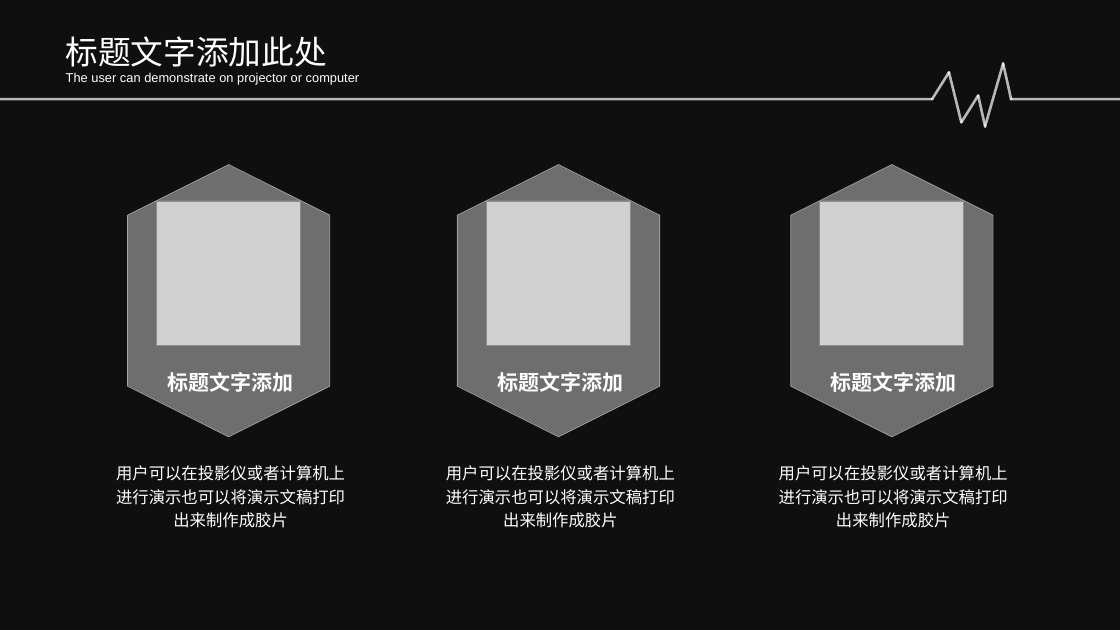
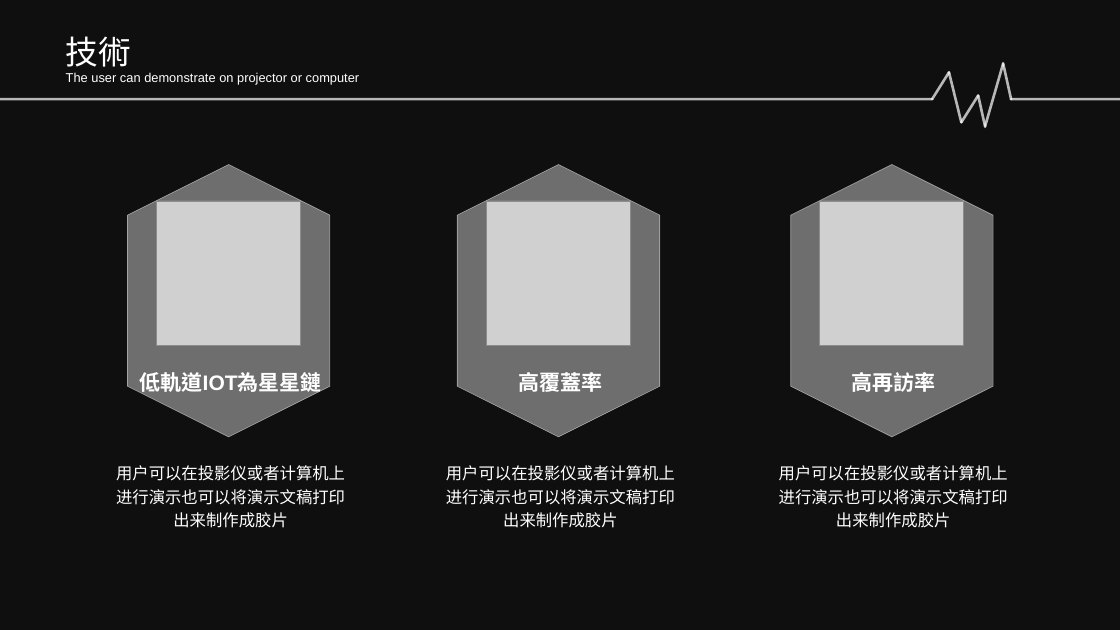
Before and after one commit to Sikako/hackthon, a slide deck: slide 5 of bigdata.pptx. Drawn at 1120x630 pixels with LibreOffice and Linux fonts; fonts in the diff are those of the drawing; grey boxes stand for pictures; background and template pictures are left out; a plain dark background stands for a picture behind light text. Boxes give left, top, right and bottom in pixels: in the first picture for what was removed or moved away, otherwise in the second. Text is boxed around its words. In the diff, an @@ line names an element or a change of style, - is before the commit and + after.

```diff
--- a/bigdata.pptx
+++ b/bigdata.pptx
@@ text at (66,36,131,73): text changed @@
-标题文字添加此处
+技術
@@ text at (140,372,322,395): text changed @@
-标题文字添加
+低軌道IOT為星星鏈
@@ text at (518,372,602,392): text changed @@
-标题文字添加
+高覆蓋率
@@ text at (851,372,935,392): text changed @@
-标题文字添加
+高再訪率
```
Also in this commit, not shown: 3 other slides changed.
